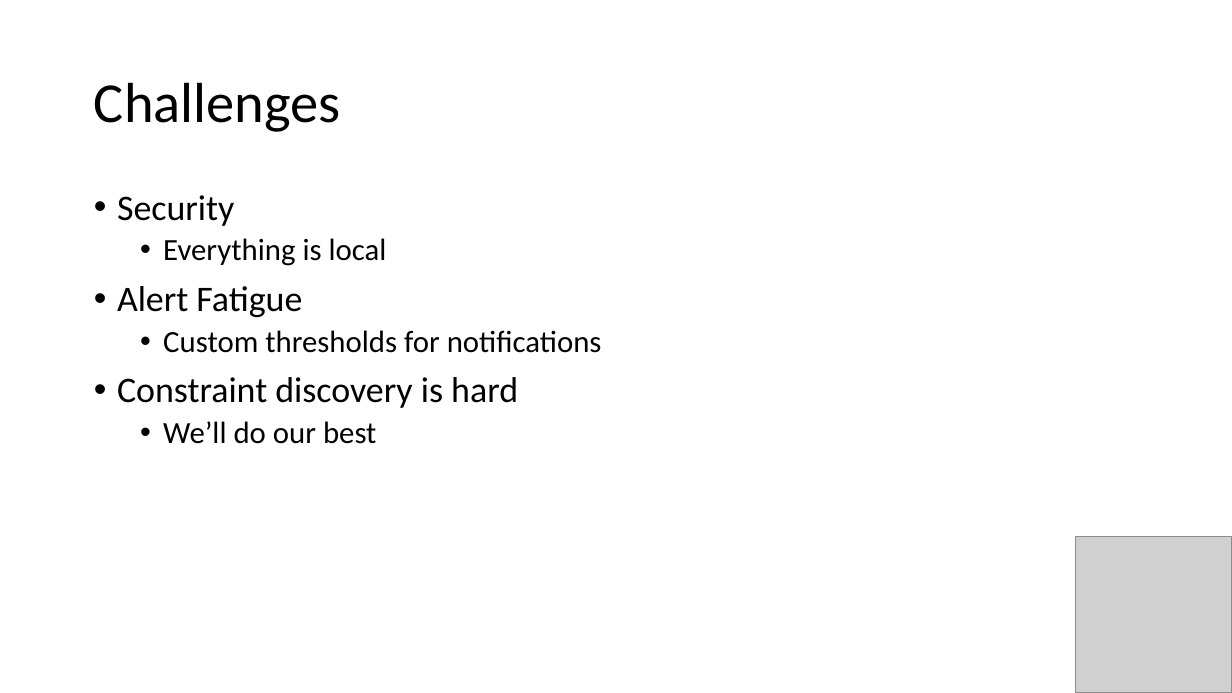
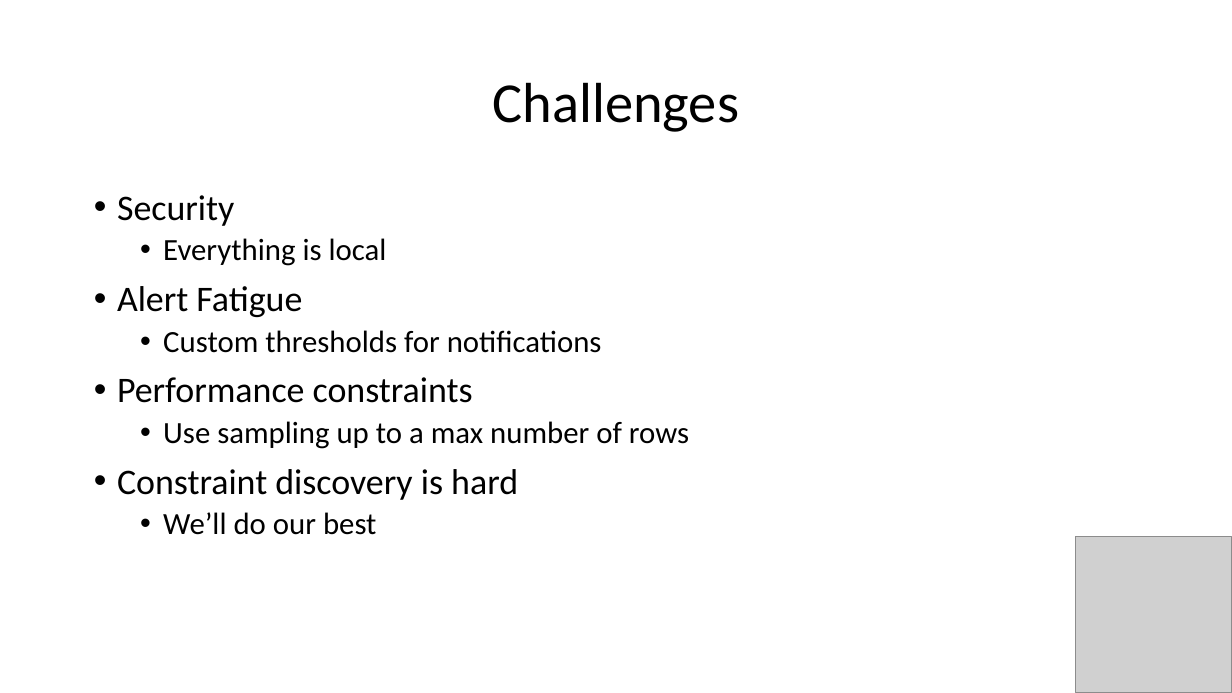
Before and after one commit to havess/daudit, a slide deck: slide 11 of midterm_presentation.pptx (slide 10 before the commit). Drawn at 1232x693 pixels with LibreOffice and Linux fonts; fonts in the diff are those of the drawing; grey boxes stand for pictures. Boxes give left, top, right and bottom in pixels: in the first picture for what was removed or moved away, otherwise in the second. Text is boxed around its words. In the diff, an @@ line names an element or a change of style, - is before the commit and + after.

```diff
--- a/midterm_presentation.pptx
+++ b/midterm_presentation.pptx
@@ title "Challenges" at (x1=492, y1=82, x2=739, y2=132): alignment left to centre @@
@@ text at (x1=117, y1=377, x2=689, y2=449): paragraphs added @@
+• Performance constraints
+  • Use sampling up to a max number of rows
```
Also in this commit, not shown: 6 other slides changed, 1 slide added, 1 slide removed.
